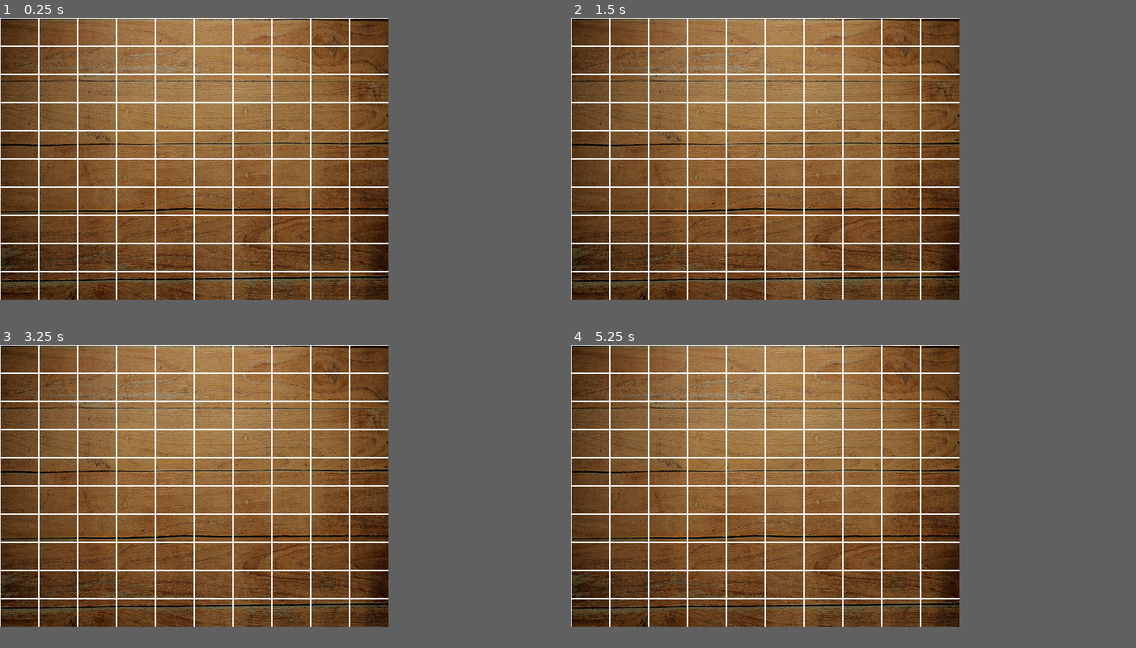
Above: before the commit, frames 1-4 (two rows, left to right).
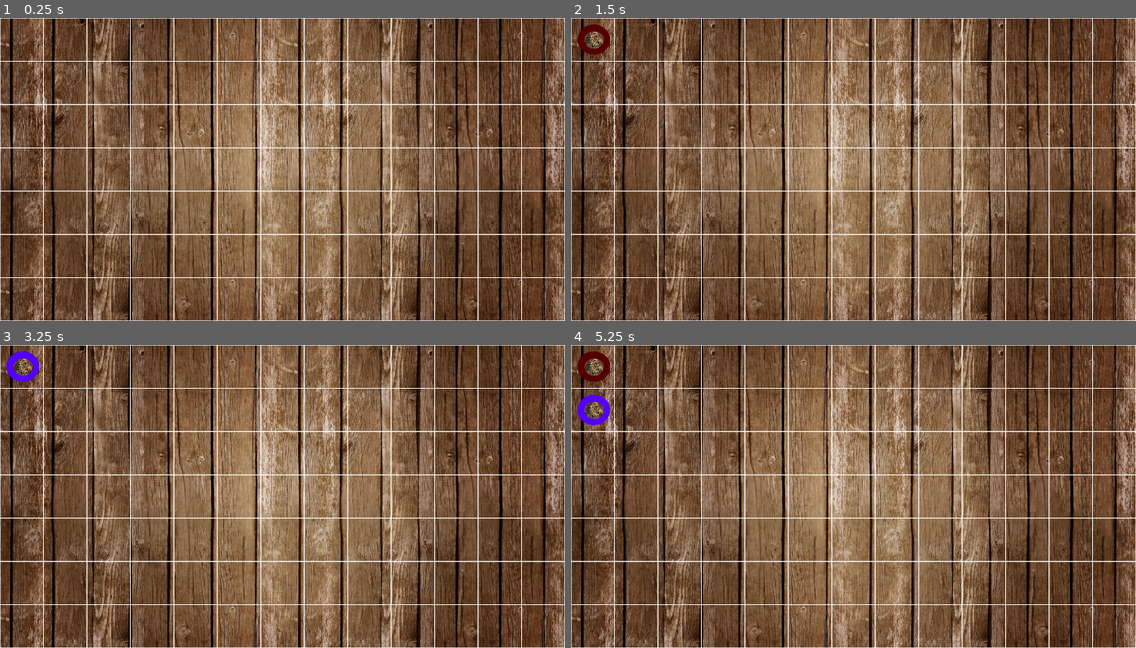
Above: after the commit, the same moments.

Repository: Cesandri89/Chess-Game
Game: Godot game, scene res://Board.tscn
The game is run twice, just before and just after one commit, with the same random seed, the same clock (stepped at 60 frames per second) and the same inputs. Before the commit the project has no main scene; this scene is started directly in both runs.
Inputs:
- Up to frame 1 (0.25 s): no input
- Up to frame 2 (1.5 s): tap Enter (enter, bound only after the commit) at 0.5, 0.8, 1.35 s; hold Right (ui_right) 0.53-1.28 s; tap B (b, bound only after the commit) at 0.6 s; tap Space at 1.25 s; hold Down (ui_down) from 1.28 s (still down)
- Up to frame 3 (3.25 s): tap B (b, bound only after the commit) at 1.55, 2.1, 3.05 s; tap Enter (enter, bound only after the commit) at 2, 2.3, 2.85 s; release Down (ui_down) at 2.03 s; hold Right (ui_right) 2.03-2.78 s; tap Space at 2.75 s; hold Up (ui_up) from 2.78 s (still down)
- Up to frame 4 (5.25 s): tap Enter (enter, bound only after the commit) at 3.5, 3.8, 4.35 s; release Up (ui_up) at 3.53 s; hold Left (ui_left) 3.53-5.03 s; tap B (b, bound only after the commit) at 3.6, 4.55, 5.1 s; tap Space at 4.25 s; hold Down (ui_down) from 5.03 s (still down)
In our replay, the window is 550x400 before the commit and 800x430 after it. These sizes can differ from the game's own. Grey fills any space a smaller window leaves; there, only what the larger window draws over its background counts as a difference.

The runs differ from the first frame. In frame 1, 84% of the frame differs, in the area x 0-100%, y 0-100%; in frame 2, 84%; in frame 3, 84%; in frame 4, 84%.

Commit message:
Add files via upload

Diff:
--- /dev/null
+++ b/Area2D.gd
@@ -0,0 +1,42 @@
+extends Area2D
+
+# Declare member variables here. Examples:
+# var a = 2
+# var b = "text"
+var active = true
+# Called when the node enters the scene tree for the first time.
+func _ready():
+	$AnimatedSprite.play("normal")
+
+# Called every frame. 'delta' is the elapsed time since the previous frame.
+func _process(delta):
+	#$circle.draw_circle(Vector2(50,50),50,Color.blue)
+
+
+	if active:
+		if Input.is_action_just_pressed("enter"):
+			$circle.modulate = Color.red
+
+			active = false
+
+		if Input.is_action_just_pressed("ui_right"):
+			# move right
+			print("right")
+			if position.x < 1250:
+				position += Vector2(100,0)
+
+		if Input.is_action_just_pressed("ui_left"):
+			# move right
+			print("left")
+			if position.x > 50:
+				position += Vector2(-100,0)
+		if Input.is_action_just_pressed("ui_down"):
+			# move right
+			print("down")
+			if position.y < 600:
+				position += Vector2(0,100)
+		if Input.is_action_just_pressed("ui_up"):
+			# move right
+			print("up")
+			if position.y > 50:
+				position += Vector2(0,-100)
--- /dev/null
+++ b/Board.gd
@@ -0,0 +1,64 @@
+extends CanvasLayer
+
+# Declare member variables here. Examples:
+# var a = 2
+# var b = "text"
+export (PackedScene) var mudcrawler
+var active = true
+var counter = 0
+var a = null
+var board =  []
+#print(board)
+var x = 0
+var y = 0
+# Called when the node enters the scene tree for the first time.
+func _ready():
+	for y in range(8):
+		board.append([])
+		board[y].resize(13)
+		for x in range(13):
+			board[y][x] = 0
+
+	#var board = []
+
+# Called every frame. 'delta' is the elapsed time since the previous frame.
+func _process(delta):
+
+	if Input.is_action_just_pressed("ui_left"):
+		if counter == 1 and x > 0:
+			x -= 1
+			print(x,y)
+
+	if Input.is_action_just_pressed("ui_right"):
+		if counter == 1 and x < 13:
+			x += 1
+			print(x,y)
+
+	if Input.is_action_just_pressed("ui_up"):
+		if counter == 1 and y > 0:
+			y -= 1
+			print(x,y)
+	if Input.is_action_just_pressed("ui_down"):
+		if counter == 1 and y < 8:
+			y += 1
+			print(x,y)
+
+
+
+	if Input.is_action_just_pressed("b"):
+
+		# create new
+		if counter == 0:
+			var a = mudcrawler.instance()
+			add_child(a)
+			a.position = Vector2(50,50)
+			counter += 1
+
+	if Input.is_action_just_pressed("enter"):
+		#if counter == 1:
+		board[y][x] = 1
+		counter = 0
+		print(board)
+
+
+	#if Input.is_action_just_pressed("
--- a/Board.tscn
+++ b/Board.tscn
@@ -1,10 +1,16 @@
-[gd_scene load_steps=3 format=2]
+[gd_scene load_steps=5 format=2]
 
-[ext_resource path="res://Node2D.gd" type="Script" id=1]
-[ext_resource path="res://background.jpg" type="Texture" id=2]
+[ext_resource path="res://Board.gd" type="Script" id=1]
+[ext_resource path="res://monsters/mudcrawler/Mudcrawler.tscn" type="PackedScene" id=2]
+[ext_resource path="res://Node2D.gd" type="Script" id=3]
+[ext_resource path="res://background.jpg" type="Texture" id=4]
 
 [node name="CanvasLayer" type="CanvasLayer"]
+layer = -5
+script = ExtResource( 1 )
+mudcrawler = ExtResource( 2 )
 
 [node name="Node2D" type="Node2D" parent="."]
-script = ExtResource( 1 )
-texture = ExtResource( 2 )
+z_index = -3
+script = ExtResource( 3 )
+texture = ExtResource( 4 )
--- a/Node2D.gd
+++ b/Node2D.gd
@@ -20,15 +20,18 @@
 func _draw():
 	draw_texture(texture,Vector2())
 
-	for x in range(0,10):
-		print(screensize.x / 10 * x)
-		draw_line(Vector2(screensize.x / 10 * x,0),Vector2(screensize.x / 10 * x,screensize.y),Color(30,40,110),2)
-	for y in range(0,10):
-		draw_line(Vector2(0,screensize.y / 10 * y), Vector2(screensize.x,screensize.y / 10 * y), Color(30,40,110),2)
+	for x in range(0,14):
+	#	print(screensize.x / 10 * x)
+	#	draw_line(Vector2(screensize.x / 10 * x,0),Vector2(screensize.x / 10 * x,screensize.y),Color(30,40,110),2)
+		# vertical from left to right
+		draw_line(Vector2( x*100,0),Vector2(x*100,700),Color(30,40,110),2)
+
+	for y in range(0,8):
+		# horizontal lines from top to down
+		draw_line(Vector2(0, y*100), Vector2(1300, y*100), Color(30,40,110),2)
 
 
 
 # Called every frame. 'delta' is the elapsed time since the previous frame.
 func _process(delta):
 	screensize = get_viewport_rect().size
-	print(screensize)
--- /dev/null
+++ b/monsters/mudcrawler/Mudcrawler.tscn
@@ -0,0 +1,74 @@
+[gd_scene load_steps=27 format=2]
+
+[ext_resource path="res://Area2D.gd" type="Script" id=1]
+[ext_resource path="res://monsters/mudcrawler/giant-mudcrawler.png" type="Texture" id=2]
+[ext_resource path="res://monsters/mudcrawler/giant-mudcrawler-death1.png" type="Texture" id=3]
+[ext_resource path="res://monsters/mudcrawler/giant-mudcrawler-death2.png" type="Texture" id=4]
+[ext_resource path="res://monsters/mudcrawler/giant-mudcrawler-death3.png" type="Texture" id=5]
+[ext_resource path="res://monsters/mudcrawler/giant-mudcrawler-death4.png" type="Texture" id=6]
+[ext_resource path="res://monsters/mudcrawler/giant-mudcrawler-death5.png" type="Texture" id=7]
+[ext_resource path="res://monsters/mudcrawler/giant-mudcrawler-death6.png" type="Texture" id=8]
+[ext_resource path="res://monsters/mudcrawler/giant-mudcrawler-death7.png" type="Texture" id=9]
+[ext_resource path="res://monsters/mudcrawler/giant-mudcrawler-attack1.png" type="Texture" id=10]
+[ext_resource path="res://monsters/mudcrawler/giant-mudcrawler-attack2.png" type="Texture" id=11]
+[ext_resource path="res://monsters/mudcrawler/giant-mudcrawler-attack3.png" type="Texture" id=12]
+[ext_resource path="res://monsters/mudcrawler/giant-mudcrawler-attack4.png" type="Texture" id=13]
+[ext_resource path="res://monsters/mudcrawler/giant-mudcrawler-attack5.png" type="Texture" id=14]
+[ext_resource path="res://monsters/mudcrawler/giant-mudcrawler-attack6.png" type="Texture" id=15]
+[ext_resource path="res://monsters/mudcrawler/giant-mudcrawler-attack7.png" type="Texture" id=16]
+[ext_resource path="res://monsters/mudcrawler/giant-mudcrawler-attack8.png" type="Texture" id=17]
+[ext_resource path="res://monsters/mudcrawler/giant-mudcrawler-attack9.png" type="Texture" id=18]
+[ext_resource path="res://monsters/mudcrawler/giant-mudcrawler-attack10.png" type="Texture" id=19]
+[ext_resource path="res://monsters/mudcrawler/giant-mudcrawler-attack11.png" type="Texture" id=20]
+[ext_resource path="res://monsters/mudcrawler/giant-mudcrawler-defend1.png" type="Texture" id=21]
+[ext_resource path="res://monsters/mudcrawler/giant-mudcrawler-defend2.png" type="Texture" id=22]
+[ext_resource path="res://monsters/circle.png" type="Texture" id=23]
+
+[sub_resource type="SpriteFrames" id=1]
+animations = [ {
+"frames": [ ExtResource( 2 ) ],
+"loop": true,
+"name": "normal",
+"speed": 5.0
+}, {
+"frames": [ ExtResource( 3 ), ExtResource( 4 ), ExtResource( 5 ), ExtResource( 6 ), ExtResource( 7 ), ExtResource( 8 ), ExtResource( 9 ) ],
+"loop": true,
+"name": "death",
+"speed": 5.0
+}, {
+"frames": [ ExtResource( 10 ), ExtResource( 11 ), ExtResource( 12 ), ExtResource( 13 ), ExtResource( 14 ), ExtResource( 15 ), ExtResource( 16 ), ExtResource( 17 ), ExtResource( 18 ), ExtResource( 19 ), ExtResource( 20 ) ],
+"loop": true,
+"name": "attack",
+"speed": 5.0
+}, {
+"frames": [ ExtResource( 21 ), ExtResource( 22 ) ],
+"loop": true,
+"name": "defend",
+"speed": 5.0
+} ]
+
+[sub_resource type="CapsuleShape2D" id=2]
+radius = 25.3952
+height = 9.0209
+
+[sub_resource type="SpriteFrames" id=3]
+animations = [ {
+"frames": [ ExtResource( 23 ) ],
+"loop": true,
+"name": "circle",
+"speed": 5.0
+} ]
+
+[node name="Area2D" type="Area2D"]
+script = ExtResource( 1 )
+
+[node name="AnimatedSprite" type="AnimatedSprite" parent="."]
+frames = SubResource( 1 )
+animation = "defend"
+
+[node name="CollisionShape2D" type="CollisionShape2D" parent="."]
+shape = SubResource( 2 )
+
+[node name="circle" type="AnimatedSprite" parent="."]
+frames = SubResource( 3 )
+animation = "circle"
--- /dev/null
+++ b/monsters/mudcrawler/Node2D.gd
@@ -0,0 +1,13 @@
+extends Node2D
+
+# Declare member variables here. Examples:
+# var a = 2
+# var b = "text"
+
+# Called when the node enters the scene tree for the first time.
+func _ready():
+	pass # Replace with function body.
+
+# Called every frame. 'delta' is the elapsed time since the previous frame.
+#func _process(delta):
+#	pass
--- a/project.godot
+++ b/project.godot
@@ -16,12 +16,26 @@
 [application]
 
 config/name="Chess Game"
+run/main_scene="res://Board.tscn"
 config/icon="res://icon.png"
 
 [display]
 
-window/size/width=550
-window/size/height=400
+window/size/width=1300
+window/size/height=700
+
+[input]
+
+b={
+"deadzone": 0.5,
+"events": [ Object(InputEventKey,"resource_local_to_scene":false,"resource_name":"","device":0,"alt":false,"shift":false,"control":false,"meta":false,"command":false,"pressed":false,"scancode":66,"unicode":0,"echo":false,"script":null)
+ ]
+}
+enter={
+"deadzone": 0.5,
+"events": [ Object(InputEventKey,"resource_local_to_scene":false,"resource_name":"","device":0,"alt":false,"shift":false,"control":false,"meta":false,"command":false,"pressed":false,"scancode":16777221,"unicode":0,"echo":false,"script":null)
+ ]
+}
 
 [rendering]
 
Binary file added: Wood-Wallpapers-13-2560-x-1600.jpg
Not shown, added: Wood-Wallpapers-13-2560-x-1600.jpg.import
Binary file changed: background.jpg
Binary file added: monsters/circle.png
Not shown, added: monsters/circle.png.import
Binary file added: monsters/mudcrawler/giant-mudcrawler-attack1.png
Not shown, added: monsters/mudcrawler/giant-mudcrawler-attack1.png.import
Binary file added: monsters/mudcrawler/giant-mudcrawler-attack10.png
Not shown, added: monsters/mudcrawler/giant-mudcrawler-attack10.png.import
Binary file added: monsters/mudcrawler/giant-mudcrawler-attack11.png
Not shown, added: monsters/mudcrawler/giant-mudcrawler-attack11.png.import
Binary file added: monsters/mudcrawler/giant-mudcrawler-attack2.png
(and 45 more such lines)
